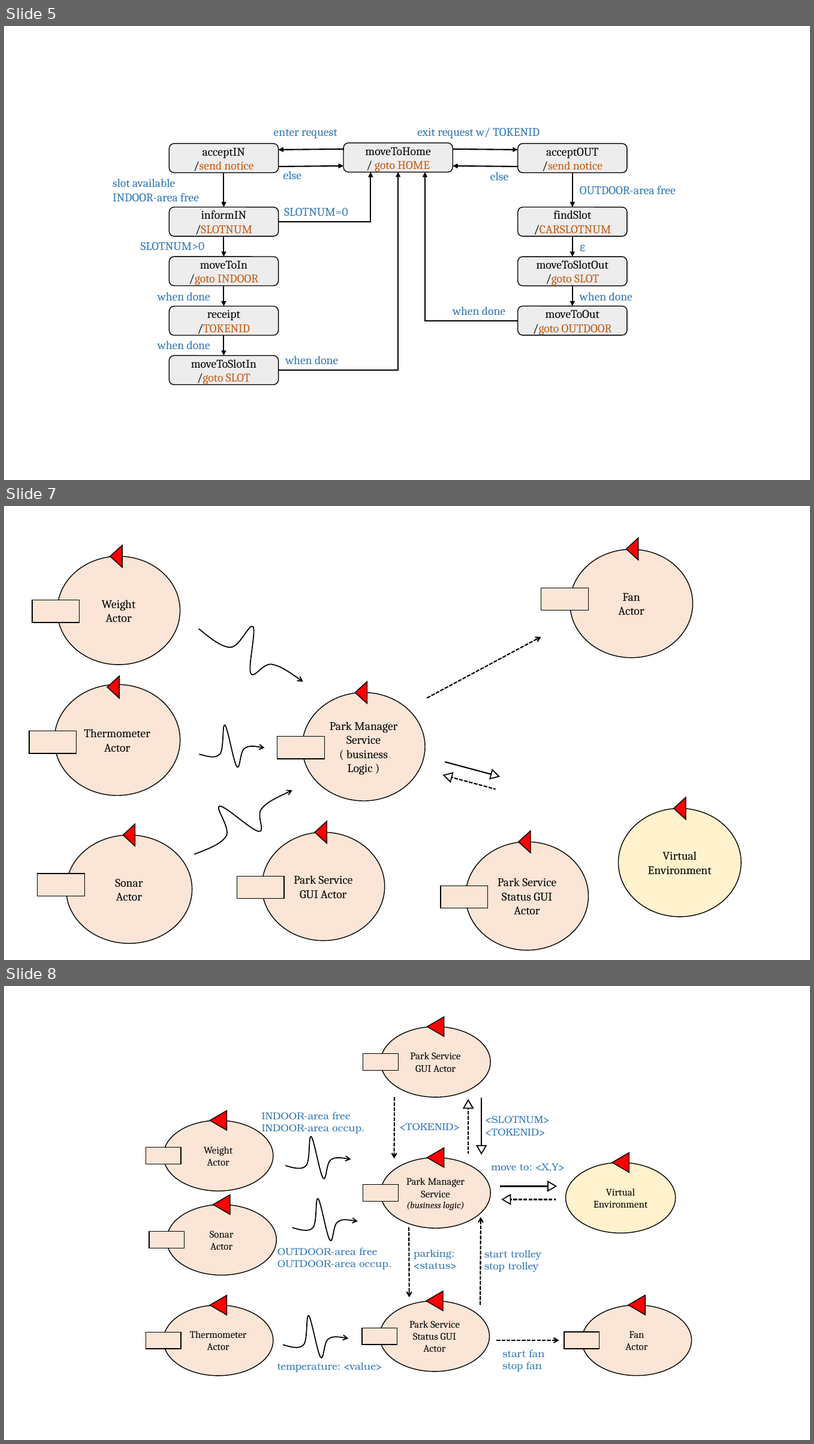
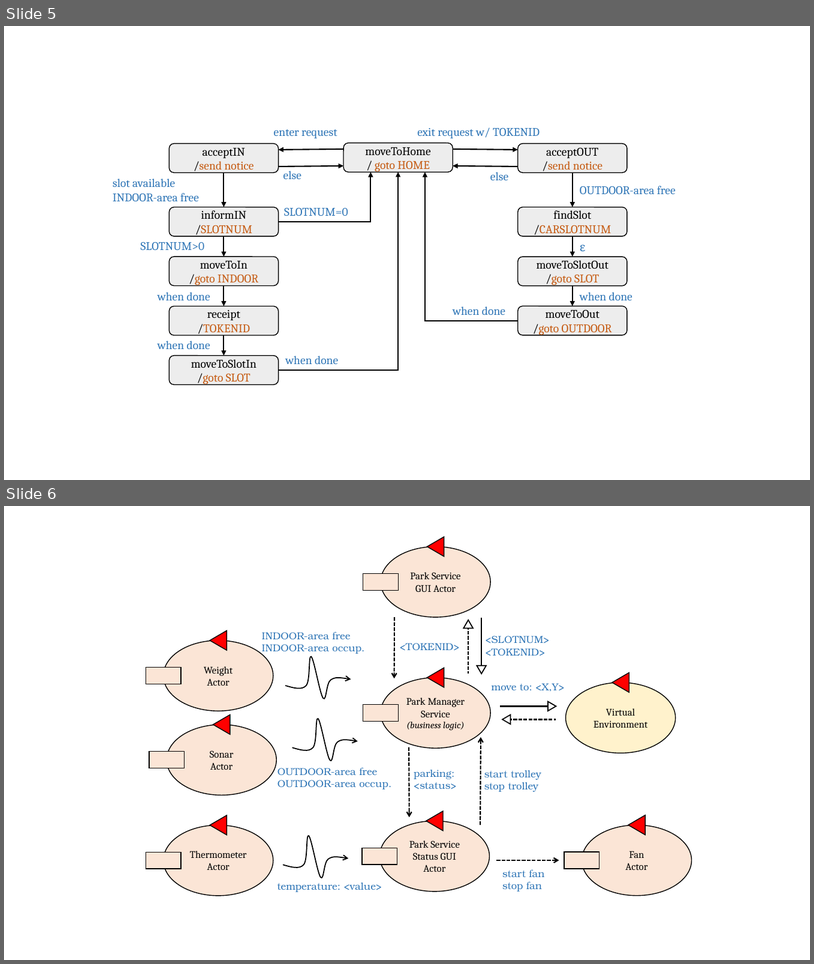
Before and after one commit to JackFantaz/FantazziniGiacomoIss, a slide deck: FinalTask/userDocs/img/final_task_schema.pptx. Shown one above the other, each under a label of ours: slides 5, 7 and 8 before the commit, slides 5 and 6 after it; the slides between them are not shown. The pictures are 814x1444 and 814x964 pixels, drawn with LibreOffice and Linux fonts; fonts in the diff are those of the drawing. Boxes give left, top, right and bottom in pixels: in the first picture for what was removed or moved away, otherwise in the second. Text is boxed around its words. In the diff, an @@ line names an element or a change of style, - is before the commit and + after.

```diff
--- a/FinalTask/userDocs/img/final_task_schema.pptx
+++ b/FinalTask/userDocs/img/final_task_schema.pptx
@@ slide 7 removed at box(4, 506, 810, 960), background #FFFFFF @@
@@ triangle removed at box(627, 538, 639, 560) @@
@@ ellipse removed at box(57, 556, 180, 664) @@
-Weight
-Actor
@@ triangle removed at box(110, 545, 122, 567) @@
@@ ellipse removed at box(570, 550, 693, 658) @@
-Fan
-Actor
@@ rectangle removed at box(542, 588, 589, 610) @@
@@ rectangle removed at box(32, 600, 80, 623) @@
@@ freeform shape removed at box(192, 604, 315, 699) @@
@@ arrow removed from (428, 698) to (541, 637) @@
@@ ellipse removed at box(54, 684, 180, 795) @@
-Thermometer
-Actor
@@ triangle removed at box(107, 676, 119, 698) @@
@@ triangle removed at box(355, 681, 367, 703) @@
@@ ellipse removed at box(302, 693, 425, 801) @@
-Park Manager Service
-( business Logic )
@@ rectangle removed at box(29, 731, 77, 753) @@
@@ freeform shape removed at box(200, 725, 265, 768) @@
@@ rectangle removed at box(278, 736, 324, 759) @@
@@ freeform shape removed at box(180, 771, 302, 865) @@
@@ group removed at box(443, 762, 501, 789): 2 lines, 2 triangles @@
@@ ellipse removed at box(618, 808, 741, 917) @@
-Virtual Environment
@@ triangle removed at box(675, 797, 687, 820) @@
@@ triangle removed at box(123, 824, 135, 846) @@
@@ triangle removed at box(315, 821, 327, 843) @@
@@ ellipse removed at box(66, 835, 192, 943) @@
-Sonar
-Actor
@@ ellipse removed at box(263, 832, 385, 940) @@
-Park Service GUI Actor
@@ ellipse removed at box(466, 842, 589, 950) @@
-Park Service Status GUI Actor
@@ triangle removed at box(519, 831, 531, 853) @@
@@ rectangle removed at box(37, 873, 84, 895) @@
@@ rectangle removed at box(237, 876, 284, 898) @@
@@ rectangle removed at box(441, 885, 488, 907) @@
@@ what was slide 8 is now slide 6 @@
```
Also in this commit, not shown: 2 slides changed, 1 other slide removed, 4 other files.
